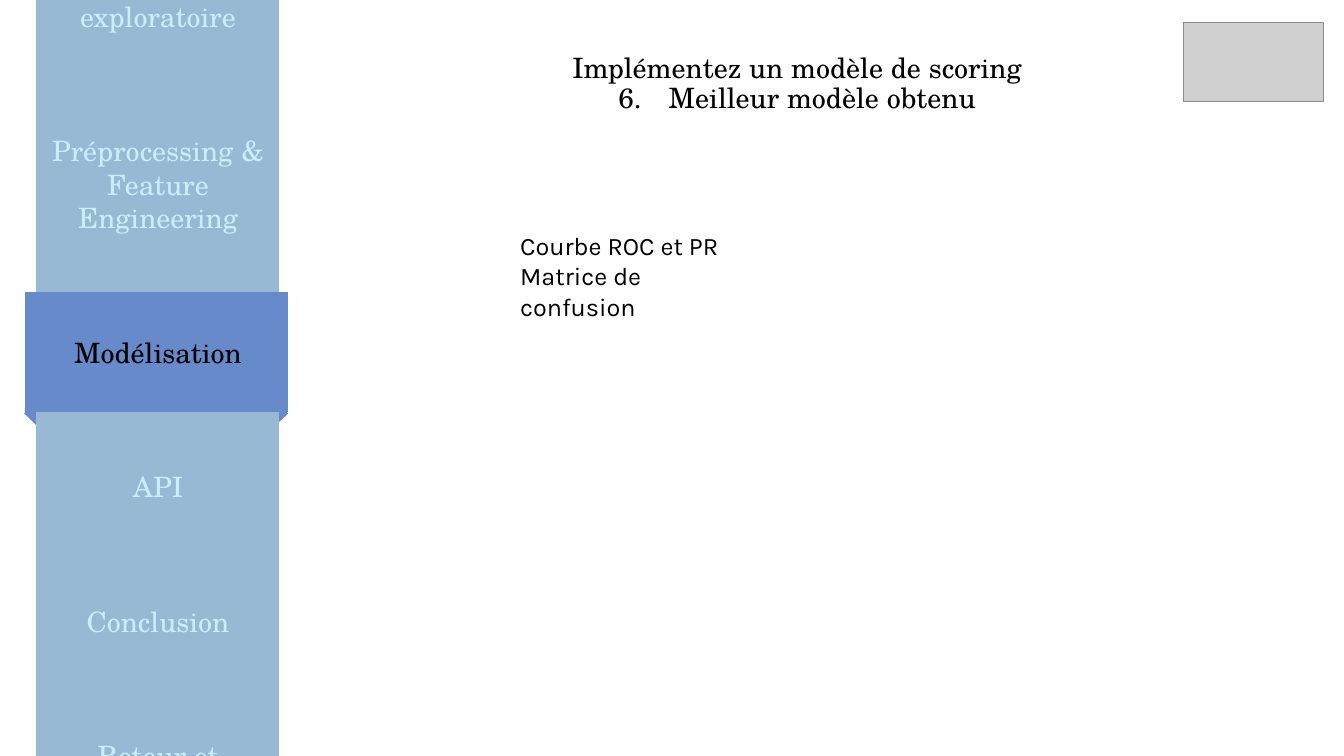
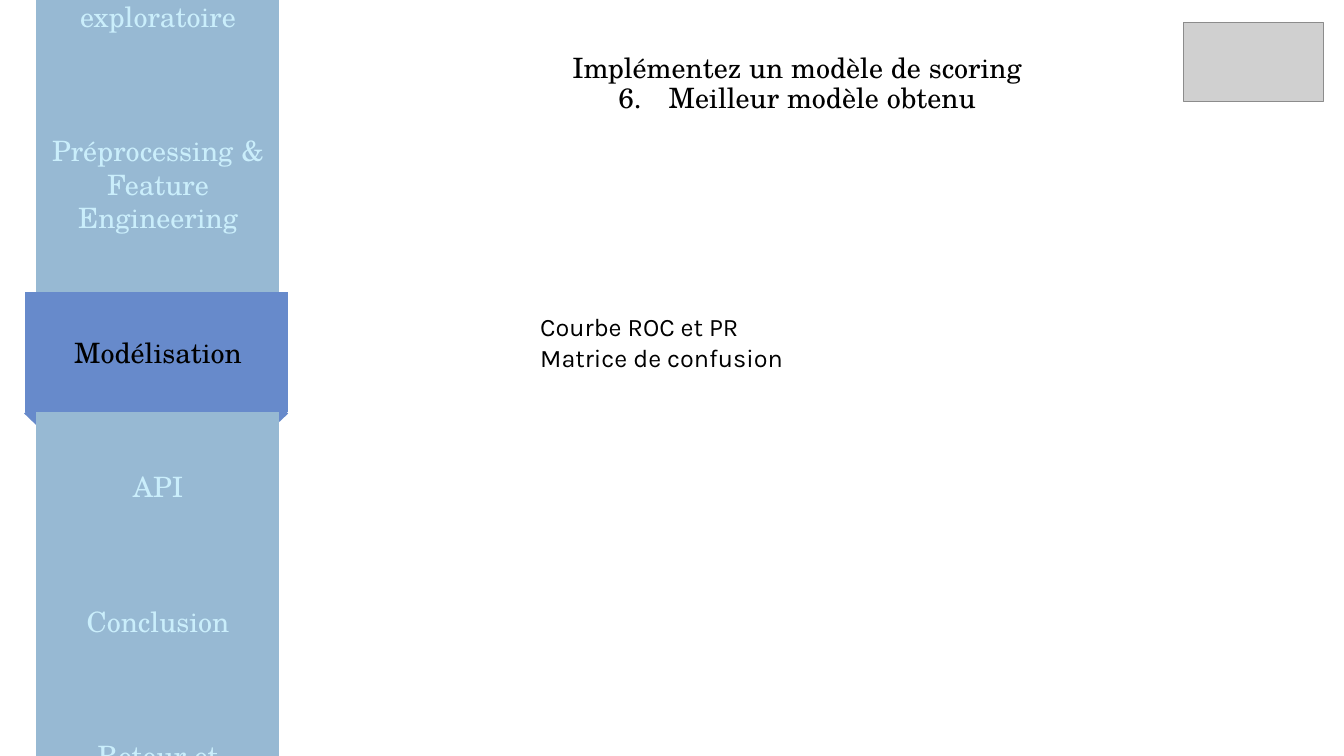
Before and after one commit to MargauxDupeyron/OC-P7-Implementez-un-modele-de-scoring, a slide deck: slide 23 of reports/Soutenance_Projet_7.pptx (slide 22 before the commit). Drawn at 1344x756 pixels with LibreOffice and Linux fonts; fonts in the diff are those of the drawing; grey boxes stand for pictures. Boxes give left, top, right and bottom in pixels: in the first picture for what was removed or moved away, otherwise in the second. Text is boxed around its words. In the diff, an @@ line names an element or a change of style, - is before the commit and + after.

```diff
--- a/reports/Soutenance_Projet_7.pptx
+++ b/reports/Soutenance_Projet_7.pptx
@@ text "Courbe ROC et PR" rewrapped from box(520, 237, 718, 317) to box(540, 318, 783, 368) @@
```
Also in this commit, not shown: 11 other slides changed, 2 slides added, 1 other file.
